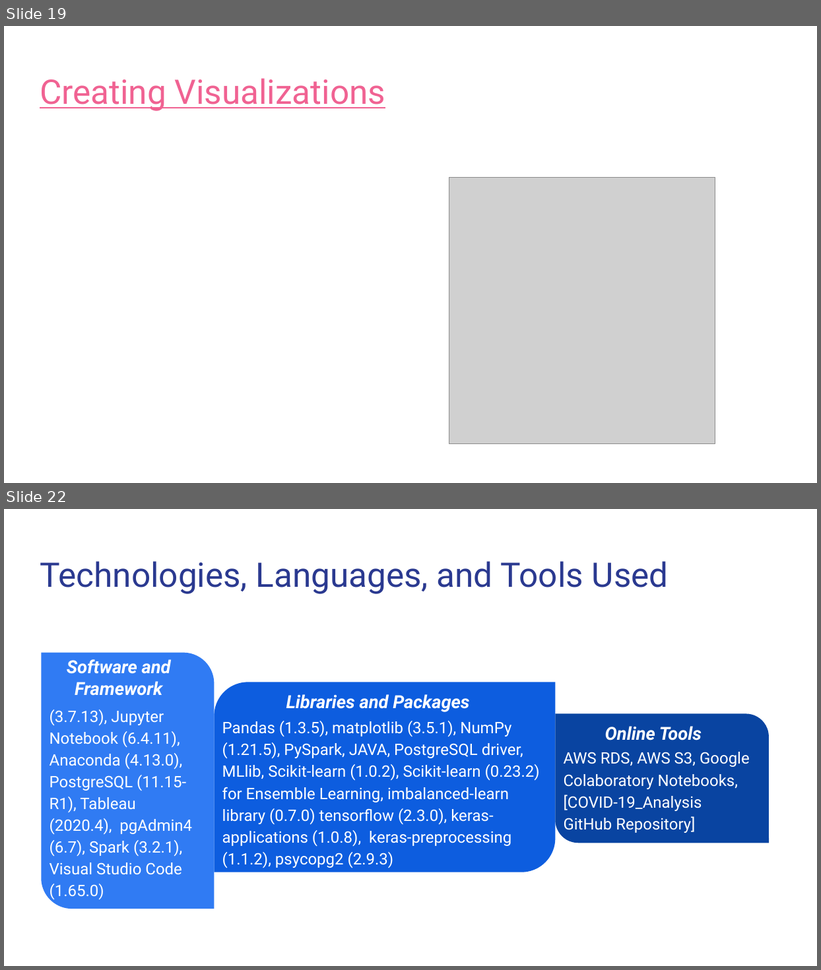
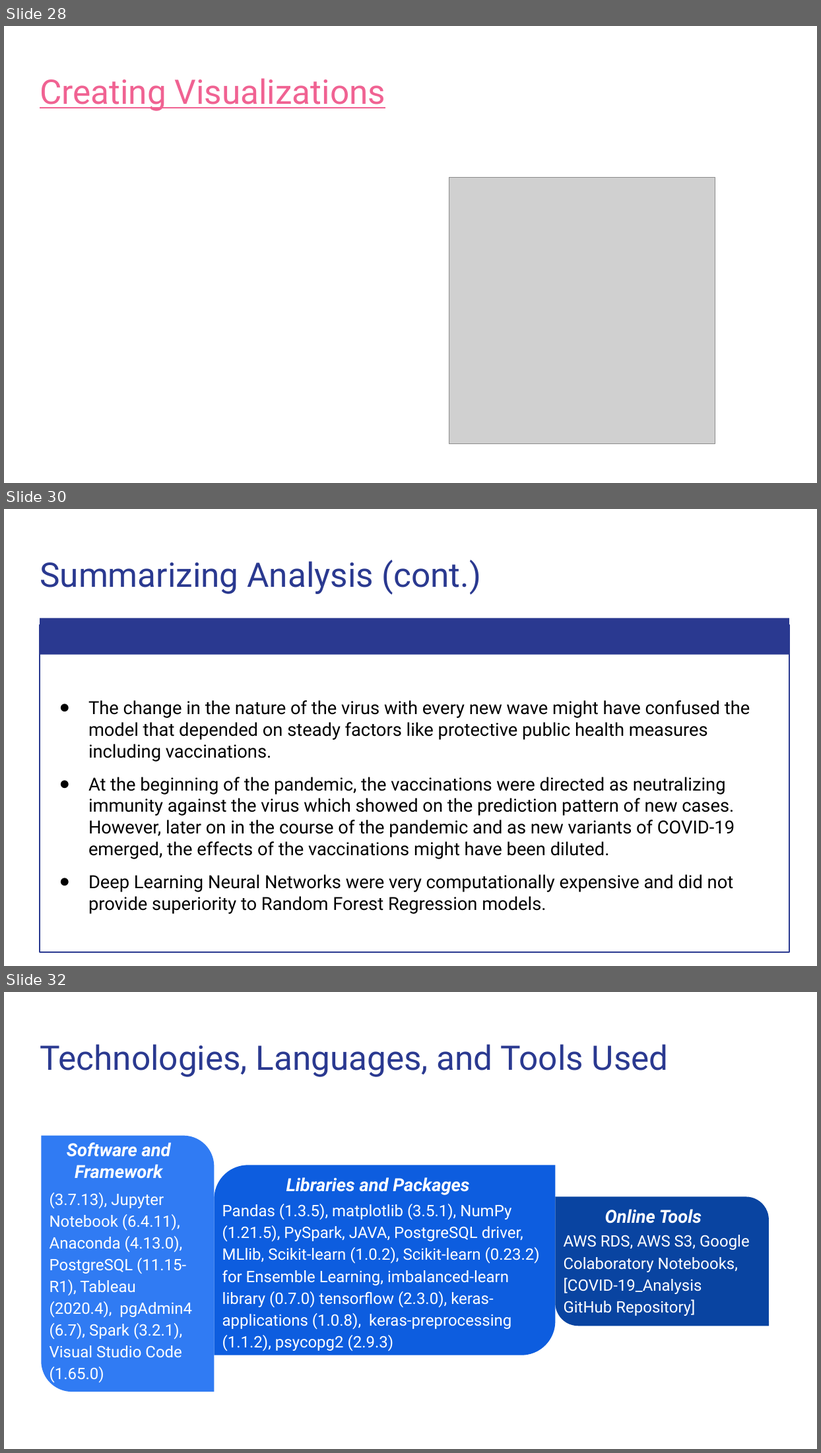
Before and after one commit to Magzzie/COVID-19_Analysis, a slide deck: COVID-19 Analysis.pptx. Shown one above the other, each under a label of ours: slides 19 and 22 before the commit, slides 28, 30 and 32 after it; the slides between them are not shown. The pictures are 821x970 and 821x1453 pixels, drawn with LibreOffice and Linux fonts; fonts in the diff are those of the drawing; grey boxes stand for pictures. Boxes give left, top, right and bottom in pixels: in the first picture for what was removed or moved away, otherwise in the second. Text is boxed around its words. In the diff, an @@ line names an element or a change of style, - is before the commit and + after.

```diff
--- a/COVID-19 Analysis.pptx
+++ b/COVID-19 Analysis.pptx
@@ slide 30 added at (4, 509, 817, 966), background #FFFFFF @@
@@ title added at (40, 560, 481, 595), 30 pt, text #2A3990 @@
+Summarizing Analysis (cont.)
@@ rectangle added at (40, 618, 789, 655), fill #2A3990 @@
@@ rectangle added at (40, 625, 789, 953), outline #2A3990 0.75 pt, 16 pt, text #000000 @@
+● The change in the nature of the virus with every new wave might have confused the model that depended on steady factors like protective public health measures including vaccinations.
+● At the beginning of the pandemic, the vaccinations were directed as neutralizing immunity against the virus which showed on the prediction pattern of new cases. However, later on in the course of the pandemic and as new variants of COVID-19 emerged, the effects of the vaccinations might have been diluted.
+● Deep Learning Neural Networks were very computationally expensive and did not provide superiority to Random Forest Regression models.
@@ what was slide 19 is now slide 28 @@
@@ what was slide 22 is now slide 32 @@
```
Also in this commit, not shown: 3 slides changed, 11 other slides added, 2 slides removed.
